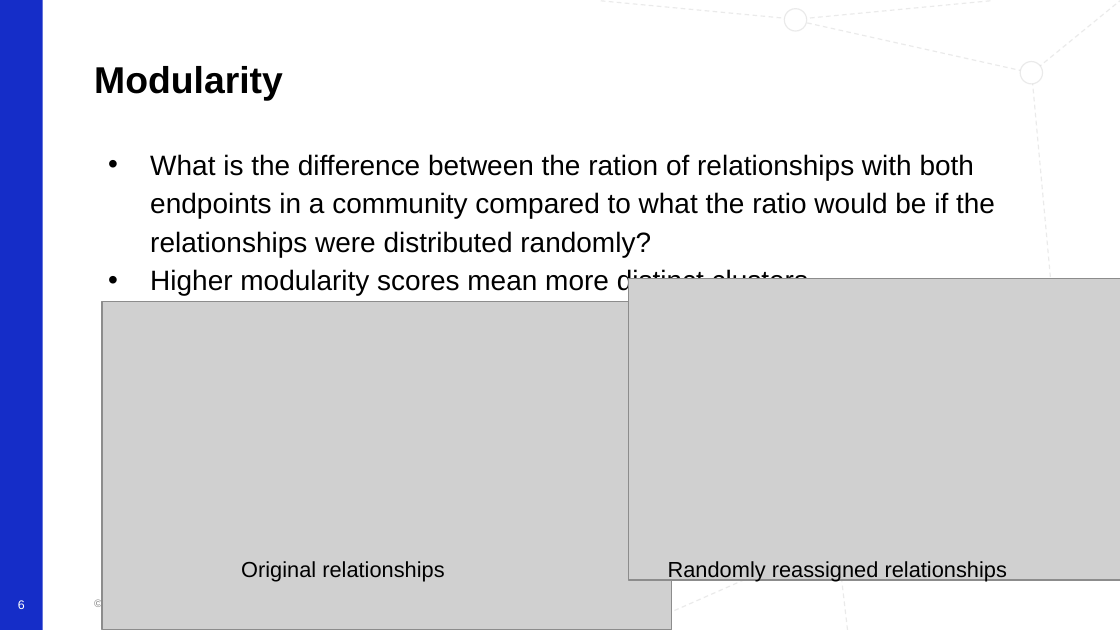
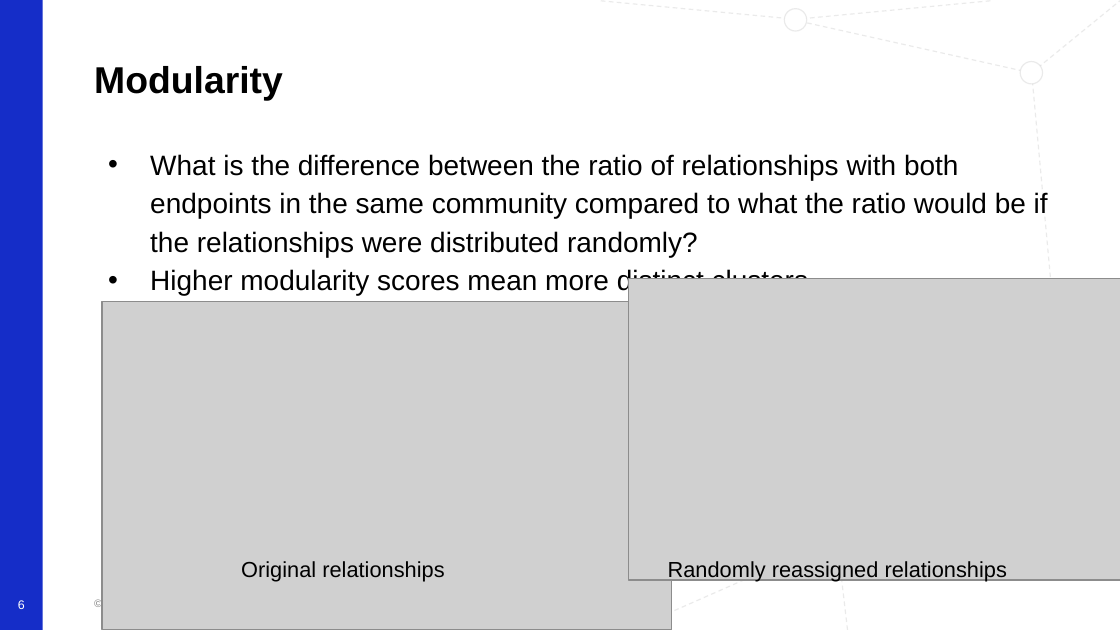
Before and after one commit to smithna/blogs, a slide deck: slide 6 of community_quality/Community_Quality_Graph_Connect_2022.pptx. Drawn at 1120x630 pixels with LibreOffice and Linux fonts; fonts in the diff are those of the drawing; grey boxes stand for pictures; background and template pictures are left out. Boxes give left, top, right and bottom in pixels: in the first picture for what was removed or moved away, otherwise in the second. Text is boxed around its words. In the diff, an @@ line names an element or a change of style, - is before the commit and + after.

Commit message:
pre-talk slide edits

```diff
--- a/community_quality/Community_Quality_Graph_Connect_2022.pptx
+++ b/community_quality/Community_Quality_Graph_Connect_2022.pptx
@@ text at box(150, 154, 1048, 257): text changed @@
-• What is the difference between the ration of relationships with both endpoints in a community compared to what the ratio would be if the relationships were distributed randomly?
+• What is the difference between the ratio of relationships with both endpoints in the same community compared to what the ratio would be if the relationships were distributed randomly?
```
Also in this commit, not shown: 1 slide added, 2 slides removed, 1 other file.
